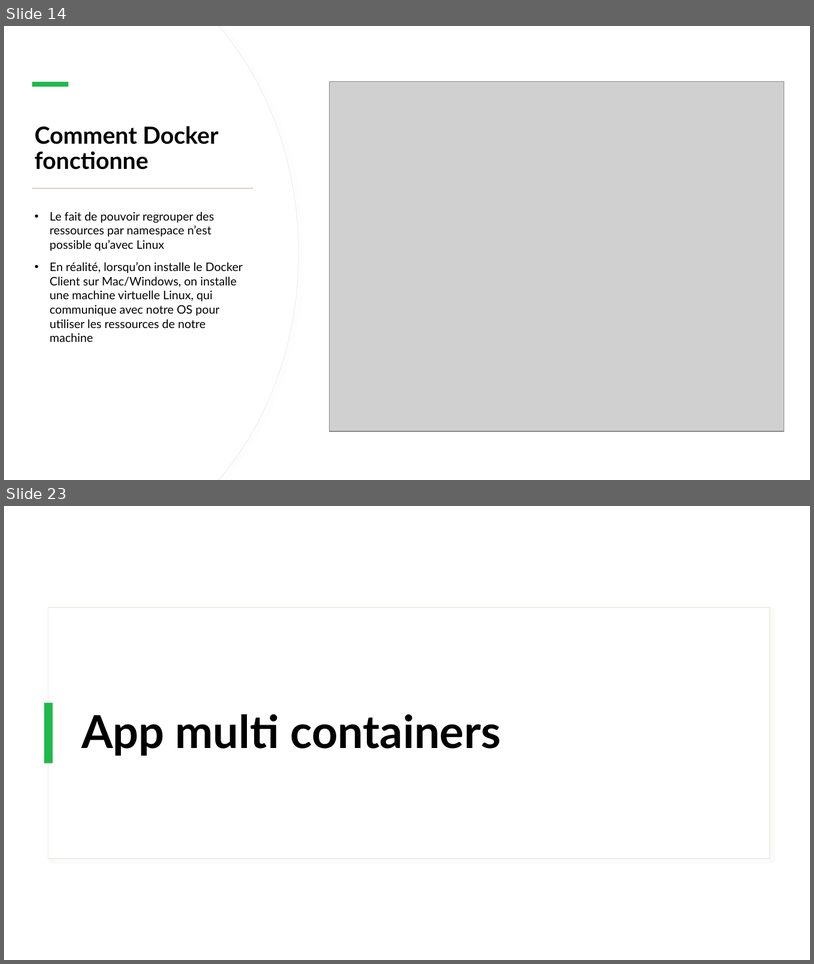
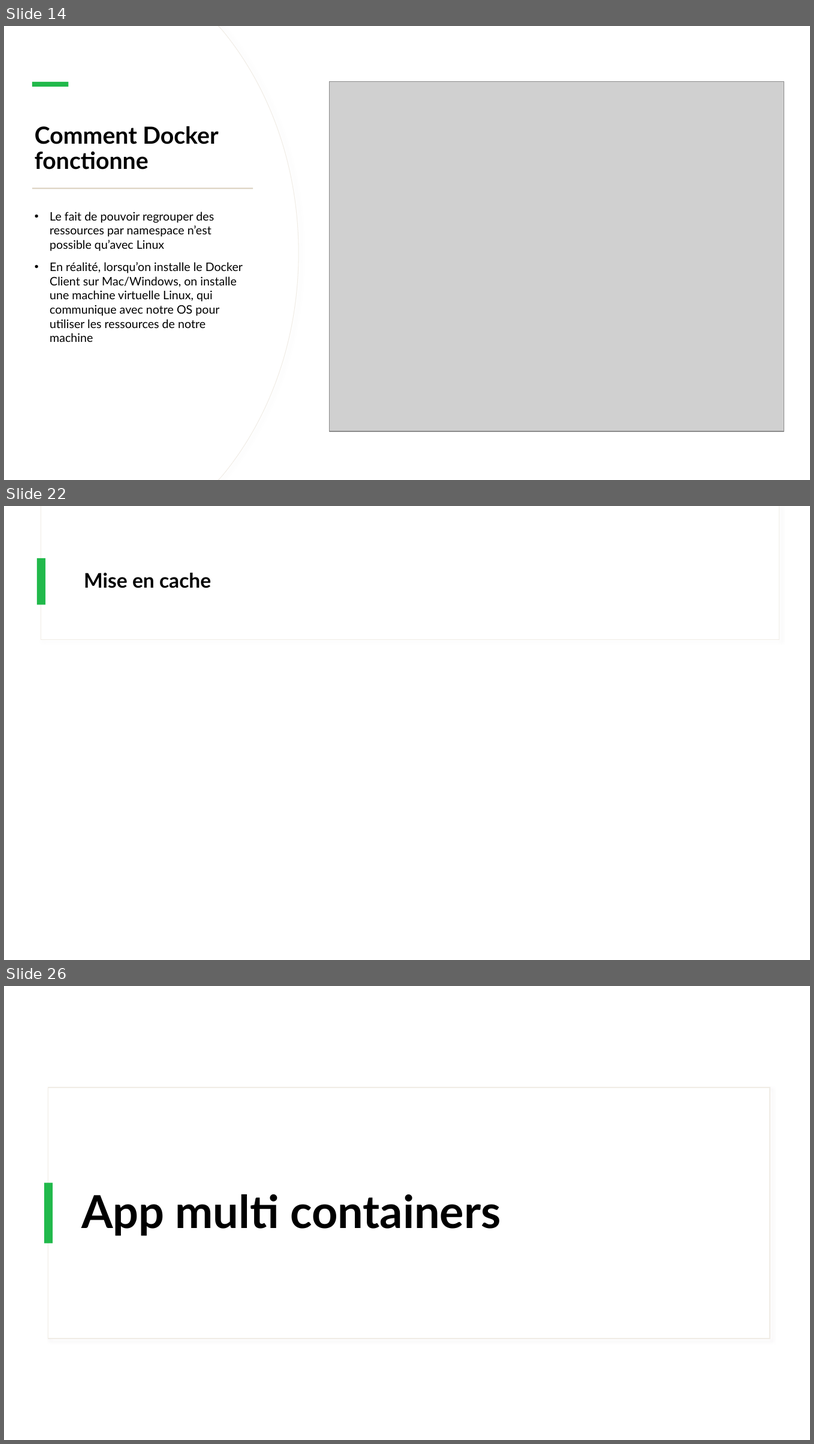
Before and after one commit to IPSSIASIDEV2/Jedy-DockerKubernetes-Formation, a slide deck: Cours/Cours.pptx. Shown one above the other, each under a label of ours: slides 14 and 23 before the commit, slides 14, 22 and 26 after it; the slides between them are not shown. The pictures are 814x964 and 814x1444 pixels, drawn with LibreOffice and Linux fonts; fonts in the diff are those of the drawing; grey boxes stand for pictures. Boxes give left, top, right and bottom in pixels: in the first picture for what was removed or moved away, otherwise in the second. Text is boxed around its words. In the diff, an @@ line names an element or a change of style, - is before the commit and + after.

```diff
--- a/Cours/Cours.pptx
+++ b/Cours/Cours.pptx
@@ slide 22 added at box(4, 506, 810, 960), background #FFFFFF; not listed: 2 template elements that a slide beside it also shows @@
@@ rectangle added at box(37, 558, 46, 604), fill #21B94B @@
@@ title added at box(84, 573, 211, 588), 24 pt, text #000000, bold @@
+Mise en cache
@@ what was slide 23 is now slide 26 @@
```
Also in this commit, not shown: 15 slides changed, 5 other slides added, 4 slides removed, 2 other files.
